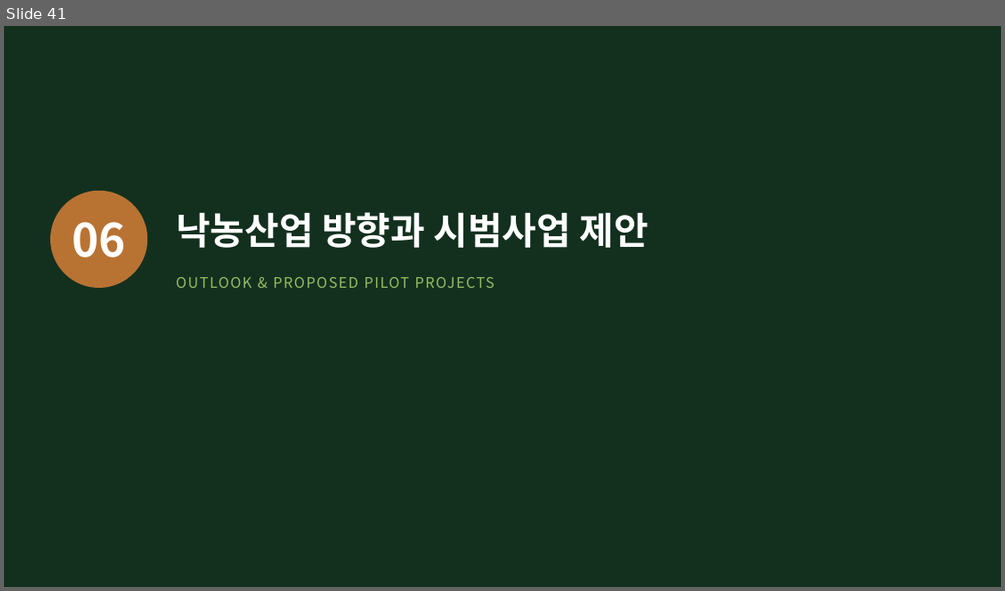
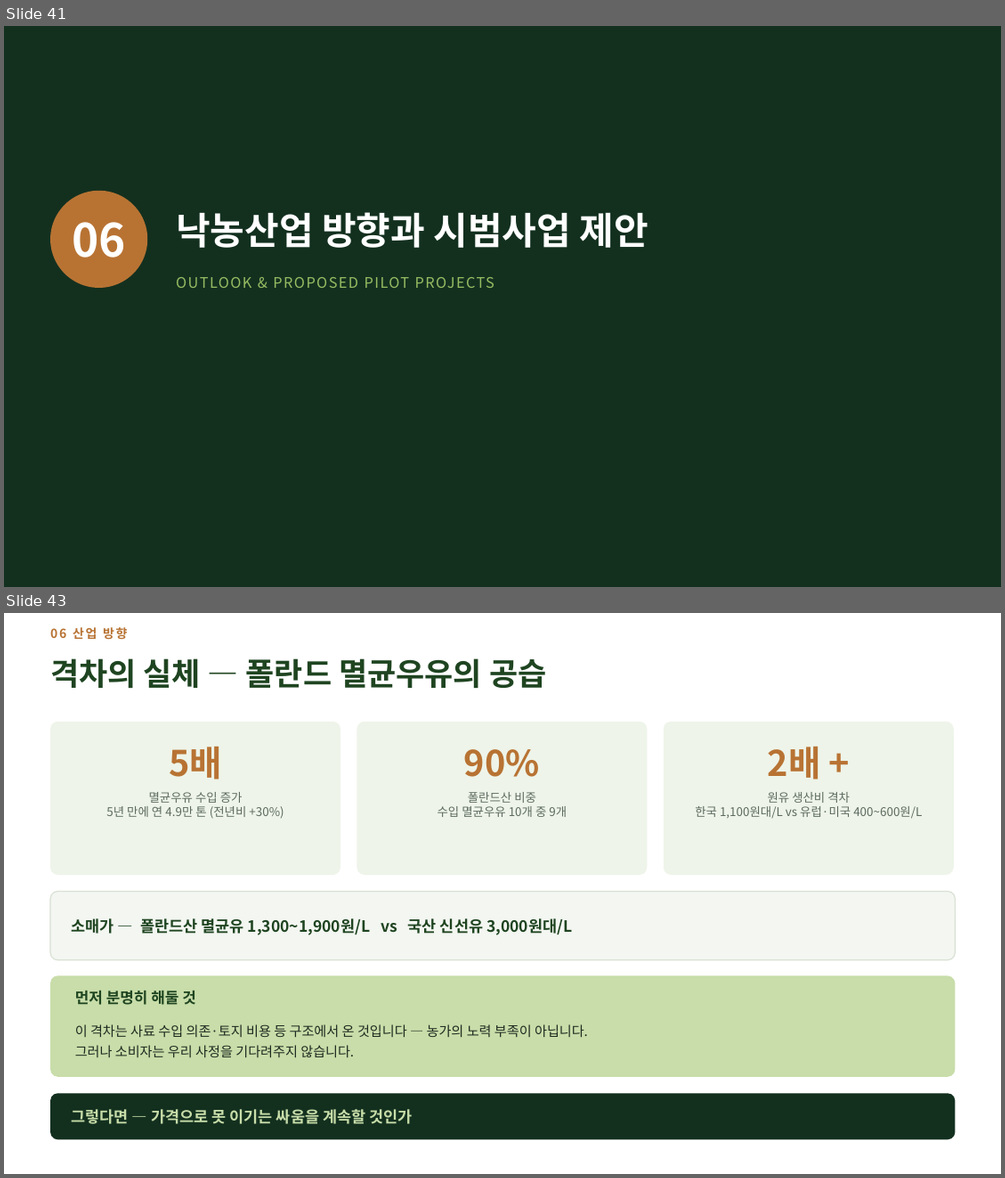
Before and after one commit to hhj3150/Dr-Ha--agent, a slide deck: deliverables/2026-08-10-nias-seminar/저지종_유가공목장_운영_현장사례.pptx. Shown one above the other, each under a label of ours: slide 41 before the commit, slides 41 and 43 after it; the slides between them are not shown. The pictures are 1005x591 and 1005x1178 pixels, drawn with LibreOffice and Linux fonts; fonts in the diff are those of the drawing. Boxes give left, top, right and bottom in pixels: in the first picture for what was removed or moved away, otherwise in the second. Text is boxed around its words. In the diff, an @@ line names an element or a change of style, - is before the commit and + after.

```diff
--- a/deliverables/2026-08-10-nias-seminar/저지종_유가공목장_운영_현장사례.pptx
+++ b/deliverables/2026-08-10-nias-seminar/저지종_유가공목장_운영_현장사례.pptx
@@ slide 43 added at [4, 613, 1001, 1174], background #FFFFFF @@
@@ text added at [50, 627, 127, 639], 12 pt, text #B87333, bold @@
+06 산업 방향
@@ text added at [50, 658, 546, 688], 30 pt, text #1E4420, bold @@
+격차의 실체 — 폴란드 멸균우유의 공습
@@ rounded rectangle added at [50, 722, 340, 875], fill #EEF4E9 @@
@@ rounded rectangle added at [357, 722, 647, 875], fill #EEF4E9 @@
@@ rounded rectangle added at [663, 722, 954, 875], fill #EEF4E9 @@
@@ text added at [169, 747, 222, 779], 34 pt, text #B87333, bold @@
+5배
@@ text added at [464, 749, 540, 777], 34 pt, text #B87333, bold @@
+90%
@@ text added at [768, 747, 821, 779], 34 pt, text #B87333, bold @@
+2배 +
@@ text added at [106, 792, 283, 819], 11.5 pt, text #5E6B5F @@
+멸균우유 수입 증가
+5년 만에 연 4.9만 톤 (전년비 +30%)
@@ text added at [437, 792, 566, 817], 11.5 pt, text #5E6B5F @@
+폴란드산 비중
+수입 멸균우유 10개 중 9개
@@ text added at [695, 792, 922, 819], 11.5 pt, text #5E6B5F @@
+원유 생산비 격차
+한국 1,100원대/L vs 유럽·미국 400~600원/L
@@ rounded rectangle added at [50, 892, 955, 960], fill #F3F6F1, outline #D8E0D2 1 pt @@
@@ text added at [72, 918, 572, 935], 15 pt, text #1E4420, bold @@
+소매가 — 폴란드산 멸균유 1,300~1,900원/L vs 국산 신선유 3,000원대/L
@@ rounded rectangle added at [50, 976, 955, 1077], fill #C8DDA9 @@
@@ text added at [75, 990, 196, 1005], 14.5 pt, text #1E4420, bold @@
+먼저 분명히 해둘 것
@@ text added at [75, 1024, 588, 1057], 13 pt, text #1F2A20 @@
+이 격차는 사료 수입 의존·토지 비용 등 구조에서 온 것입니다 — 농가의 노력 부족이 아닙니다.
+그러나 소비자는 우리 사정을 기다려주지 않습니다.
@@ rounded rectangle added at [50, 1093, 955, 1140], fill #13301F @@
@@ text added at [72, 1109, 412, 1124], 15 pt, text #C8DDA9, bold @@
+그렇다면 — 가격으로 못 이기는 싸움을 계속할 것인가
```
Also in this commit, not shown: 4 slides changed, 3 other slides added, 2 slides removed, 5 other files.
